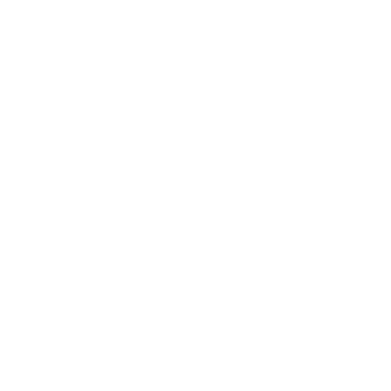
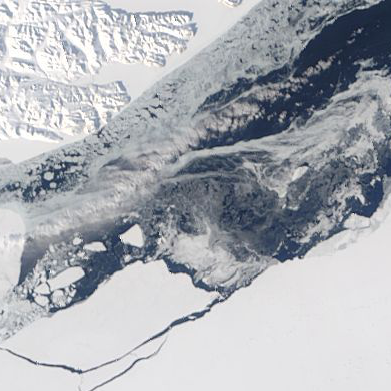
Revision of a layered w=391, h=391 image; what changed, layer by layer:
added layer "016_baffin_bay_100km_20090426.terra.truecolor.250m" above "Background" over [0, 0, 391, 391]
